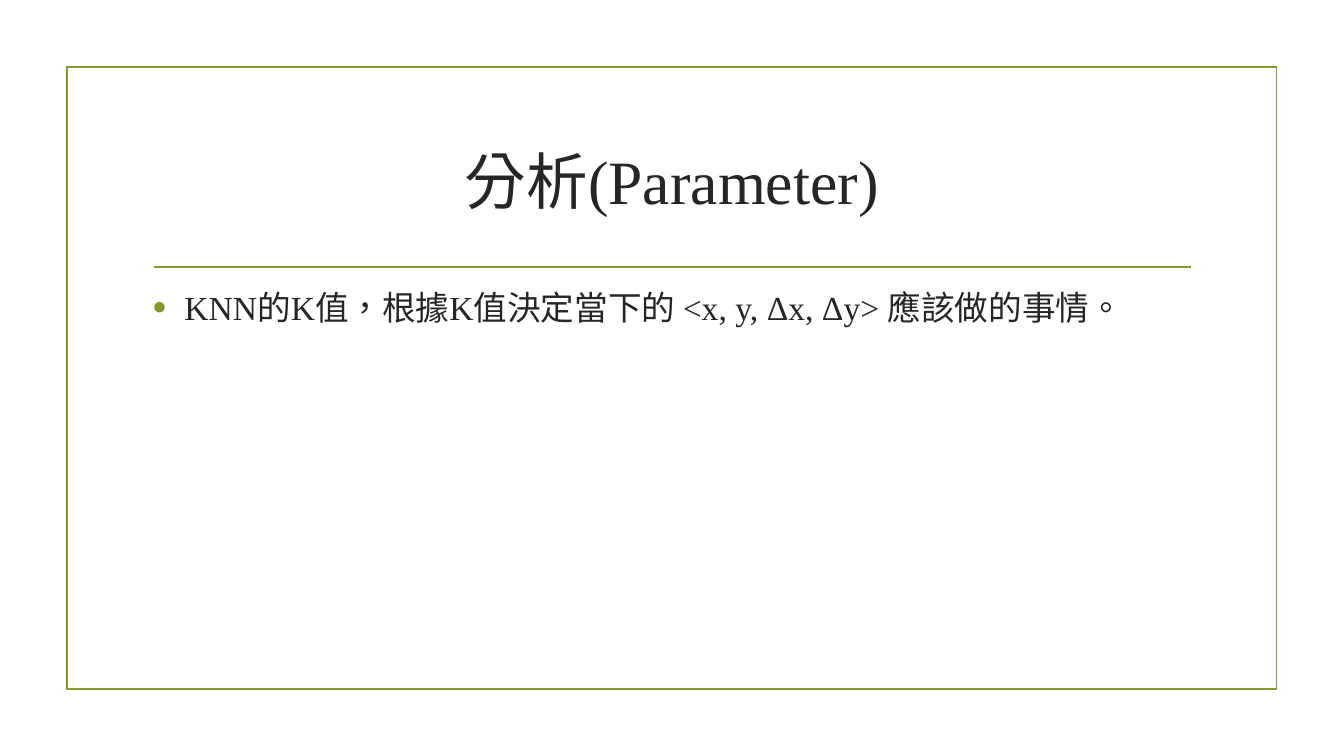
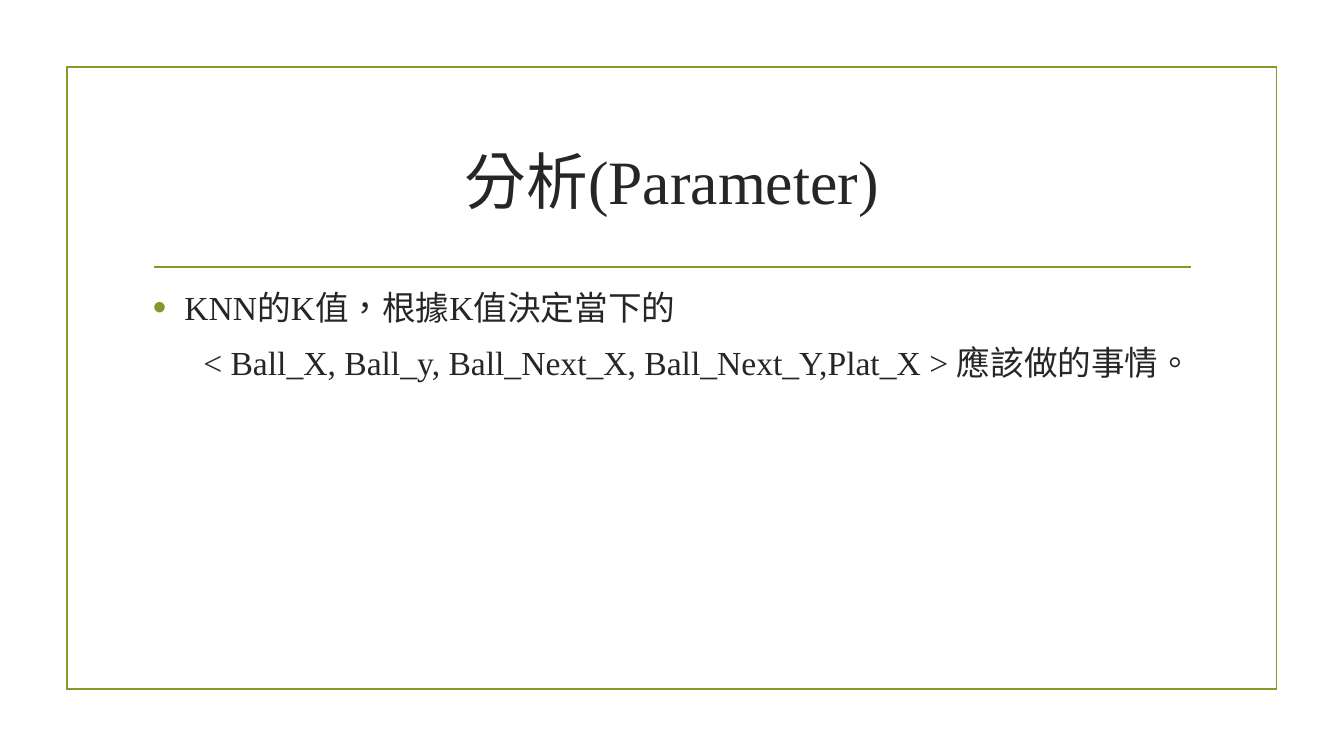
Before and after one commit to ErEcheLon/Mechine-Learning, a slide deck: slide 5 of Hw3/ML_P.pptx. Drawn at 1344x756 pixels with LibreOffice and Linux fonts; fonts in the diff are those of the drawing; background and template pictures are left out. Boxes give left, top, right and bottom in pixels: in the first picture for what was removed or moved away, otherwise in the second. Text is boxed around its words. In the diff, an @@ line names an element or a change of style, - is before the commit and + after.

```diff
--- a/Hw3/ML_P.pptx
+++ b/Hw3/ML_P.pptx
@@ text at bbox=[184, 294, 1192, 382]: text changed @@
-• KNN的K值，根據K值決定當下的 <x, y, Δx, Δy> 應該做的事情。
+• KNN的K值，根據K值決定當下的
+< Ball_X, Ball_y, Ball_Next_X, Ball_Next_Y,Plat_X > 應該做的事情。
```
Also in this commit, not shown: 2 other slides changed, 7 slides added, 1 other file.
